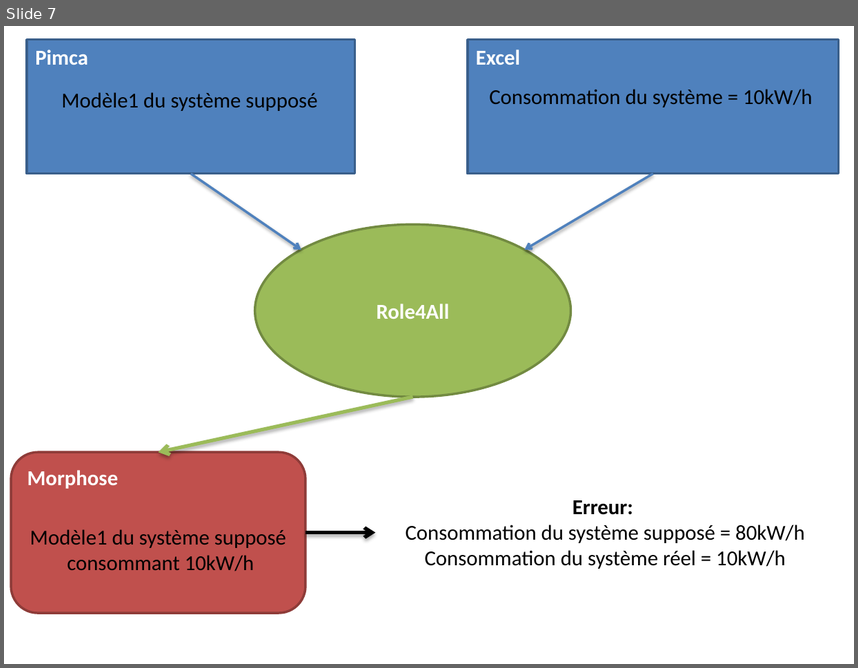
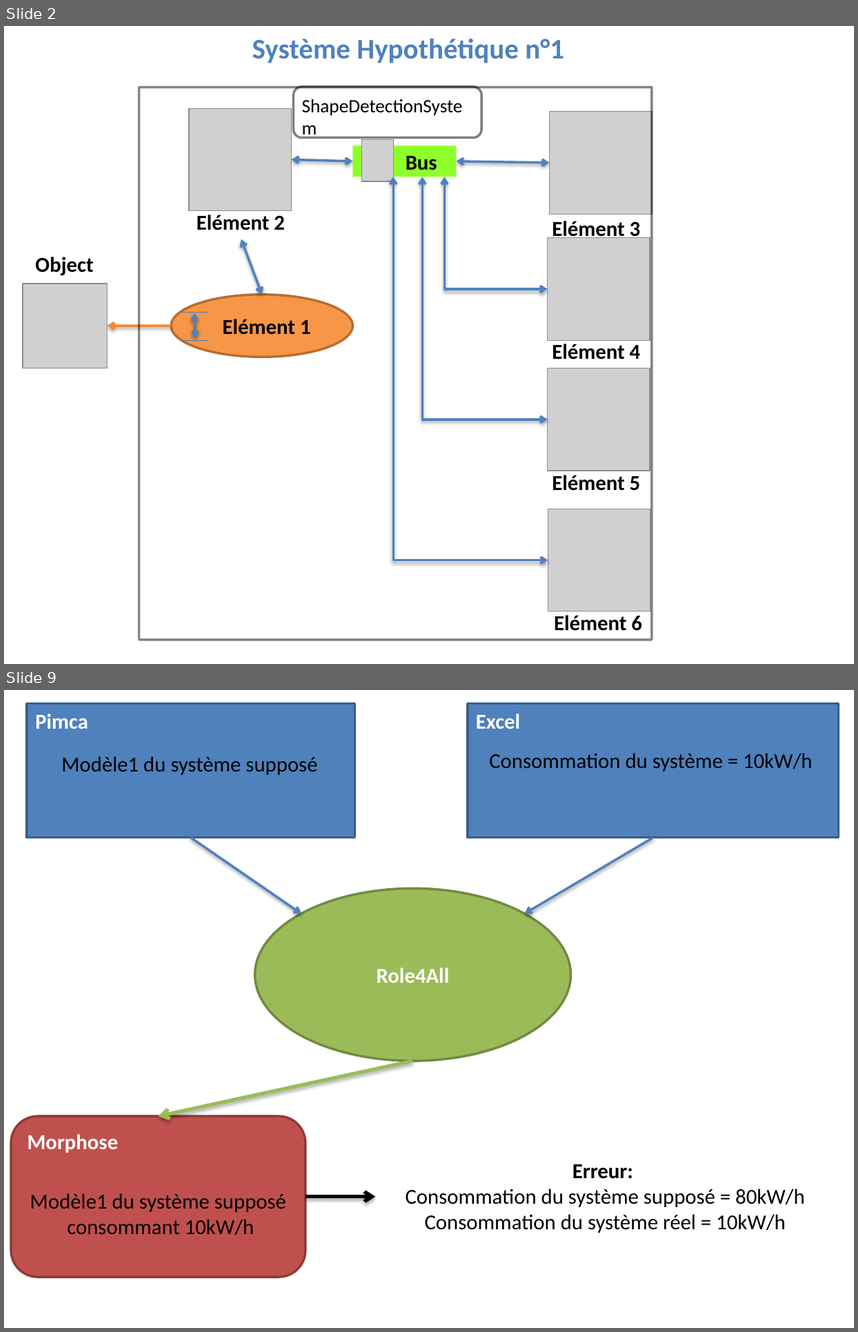
Before and after one commit to joelchampeau/idm_modsoc, a slide deck: documentation/docTravail/seancesTravail/Déroulement d’une attaque sur un système.pptx. Shown one above the other, each under a label of ours: slide 7 before the commit, slides 2 and 9 after it; the slides between them are not shown. The pictures are 858x668 and 858x1332 pixels, drawn with LibreOffice and Linux fonts; fonts in the diff are those of the drawing; grey boxes stand for pictures. Boxes give left, top, right and bottom in pixels: in the first picture for what was removed or moved away, otherwise in the second. Text is boxed around its words. In the diff, an @@ line names an element or a change of style, - is before the commit and + after.

```diff
--- a/documentation/docTravail/seancesTravail/Déroulement d’une attaque sur un système.pptx
+++ b/documentation/docTravail/seancesTravail/Déroulement d’une attaque sur un système.pptx
@@ slide 2 added at bbox=[4, 26, 854, 664], background #FFFFFF @@
@@ text added at bbox=[252, 38, 564, 63], 24 pt, text #4F81BD, bold @@
+Système Hypothétique n°1
@@ rectangle added at bbox=[139, 87, 652, 640], outline #000000 2 pt @@
@@ rounded rectangle added at bbox=[293, 86, 481, 137], outline #000000 2 pt @@
@@ text added at bbox=[293, 89, 481, 137], 16 pt, text #000000 @@
+ShapeDetectionSystem
@@ picture added at bbox=[190, 109, 292, 212] @@
@@ picture added at bbox=[550, 111, 653, 214] @@
@@ rectangle added at bbox=[352, 146, 456, 177], fill #8FFF29, 18 pt, text #000000, bold @@
+Bus
@@ picture added at bbox=[362, 140, 393, 181] @@
@@ double arrow added from (291, 159) to (352, 161), #4F81BD 2 pt @@
@@ double arrow added from (456, 161) to (550, 163), #4F81BD 2 pt @@
@@ elbow double arrow added from (393, 176) to (548, 560), #4F81BD 2 pt @@
@@ elbow double arrow added from (422, 176) to (547, 419), #4F81BD 2 pt @@
@@ elbow double arrow added from (444, 176) to (547, 289), #4F81BD 2 pt @@
@@ text added at bbox=[197, 214, 285, 230], 18 pt, text #000000, bold @@
+Elément 2
@@ text added at bbox=[552, 221, 641, 241], 18 pt, text #000000, bold @@
+Elément 3
@@ double arrow added from (241, 239) to (261, 294), #4F81BD 2 pt @@
@@ picture added at bbox=[547, 238, 650, 341] @@
@@ text added at bbox=[35, 256, 93, 276], 18 pt, text #000000, bold @@
+Object
@@ picture added at bbox=[23, 283, 107, 368] @@
@@ arrow added from (170, 325) to (107, 325), #F6882E 2 pt @@
@@ group added at bbox=[170, 294, 352, 357]: 2 lines, 1 ellipse, 1 double arrow @@
+Elément 1
@@ text added at bbox=[552, 343, 641, 359], 18 pt, text #000000, bold @@
+Elément 4
@@ picture added at bbox=[547, 368, 650, 470] @@
@@ text added at bbox=[552, 474, 641, 490], 18 pt, text #000000, bold @@
+Elément 5
@@ picture added at bbox=[548, 509, 651, 612] @@
@@ text added at bbox=[554, 615, 642, 630], 18 pt, text #000000, bold @@
+Elément 6
@@ what was slide 7 is now slide 9 @@
```
Also in this commit, not shown: 1 slide changed, 1 other slide added, 1 other file.
